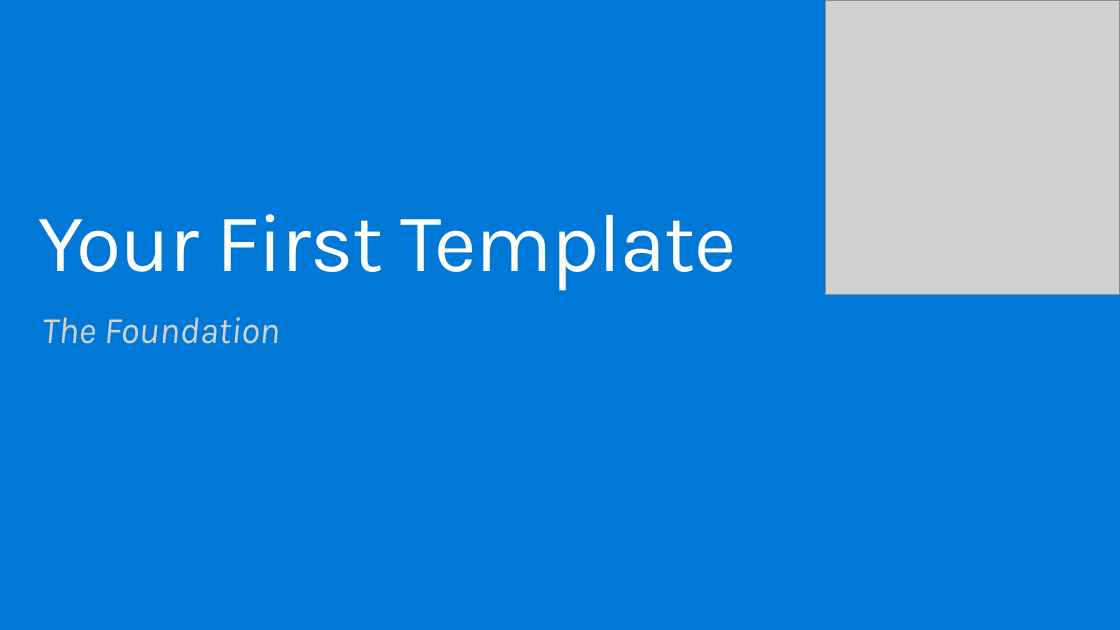
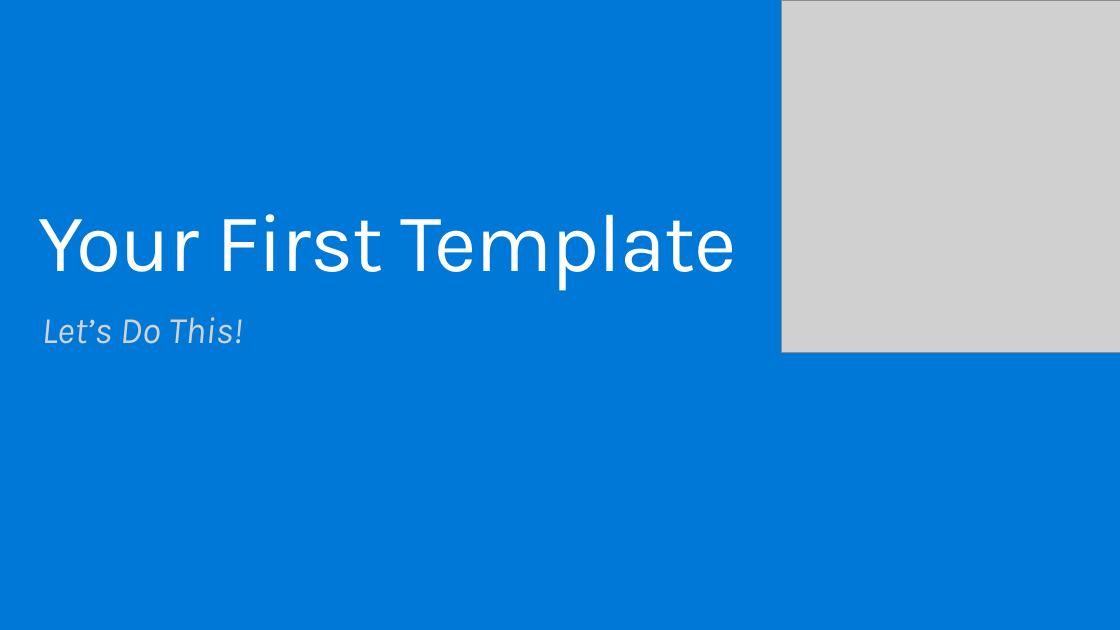
Before and after one commit to mcollier/StirTrek2016, a slide deck: slide 28 of Work on Your ARM Strength.pptx. Drawn at 1120x630 pixels with LibreOffice and Linux fonts; fonts in the diff are those of the drawing; grey boxes stand for pictures. Boxes give left, top, right and bottom in pixels: in the first picture for what was removed or moved away, otherwise in the second. Text is boxed around its words. In the diff, an @@ line names an element or a change of style, - is before the commit and + after.

```diff
--- a/Work on Your ARM Strength.pptx
+++ b/Work on Your ARM Strength.pptx
@@ picture resized from (x1=825, y1=0, x2=1120, y2=295) to (x1=781, y1=0, x2=1120, y2=353) @@
@@ text at (x1=42, y1=317, x2=242, y2=344): text changed @@
-The Foundation
+Let’s Do This!
```
Also in this commit, not shown: 11 other slides changed, 2 slides added, 2 other files.
